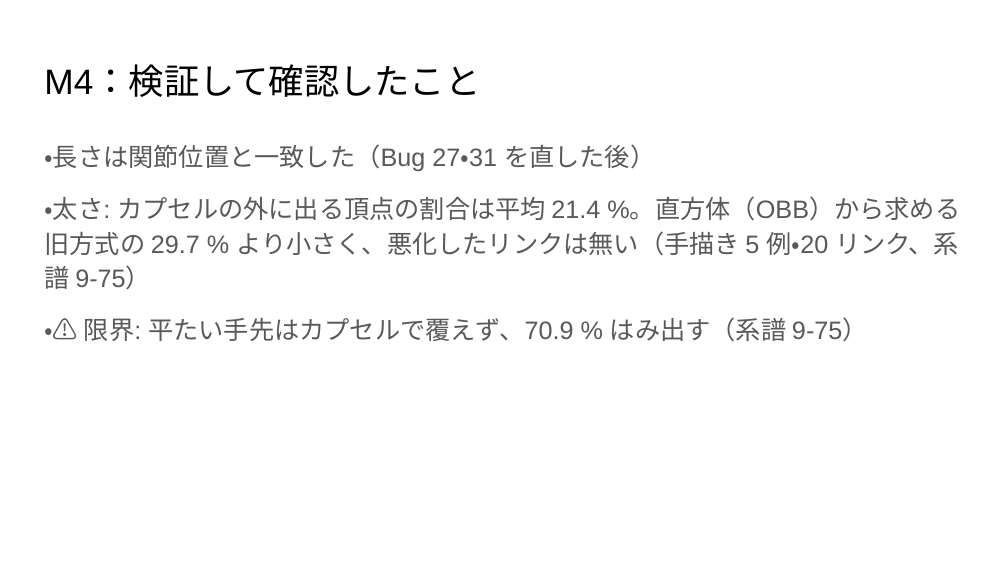
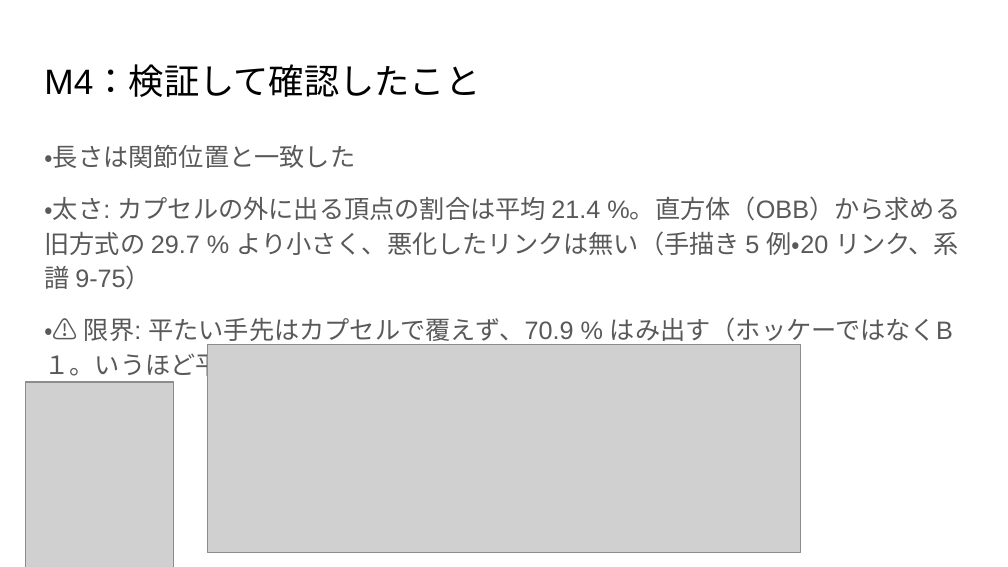
Before and after one commit to 233301koshiro/StackelbergPPO, a slide deck: slide 18 of docs/研究応用/執筆/システムフロー解説(M1~M7).pptx (slide 13 before the commit). Drawn at 1008x567 pixels with LibreOffice and Linux fonts; fonts in the diff are those of the drawing; grey boxes stand for pictures. Boxes give left, top, right and bottom in pixels: in the first picture for what was removed or moved away, otherwise in the second. Text is boxed around its words. In the diff, an @@ line names an element or a change of style, - is before the commit and + after.

```diff
--- a/docs/研究応用/執筆/システムフロー解説(M1~M7).pptx
+++ b/docs/研究応用/執筆/システムフロー解説(M1~M7).pptx
@@ text at [44, 145, 355, 168]: text changed @@
-・長さは関節位置と一致した（Bug 27・31 を直した後）
+・長さは関節位置と一致した
@@ text at [44, 317, 953, 380]: text changed @@
-・⚠ 限界: 平たい手先はカプセルで覆えず、70.9 % はみ出す（系譜 9-75）
+・⚠ 限界: 平たい手先はカプセルで覆えず、70.9 % はみ出す（ホッケーではなくB１。いうほど平たいか？）
@@ picture added at [208, 345, 801, 552] @@
@@ picture added at [25, 382, 172, 567] @@
```
Also in this commit, not shown: 13 other slides changed, 6 slides added, 10 other files.
